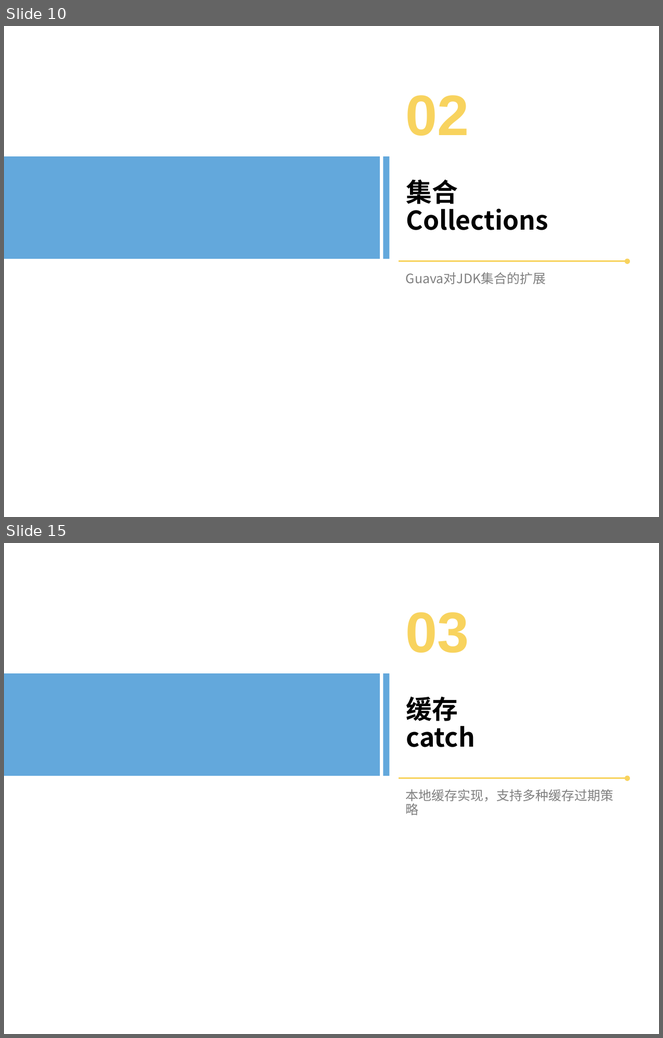
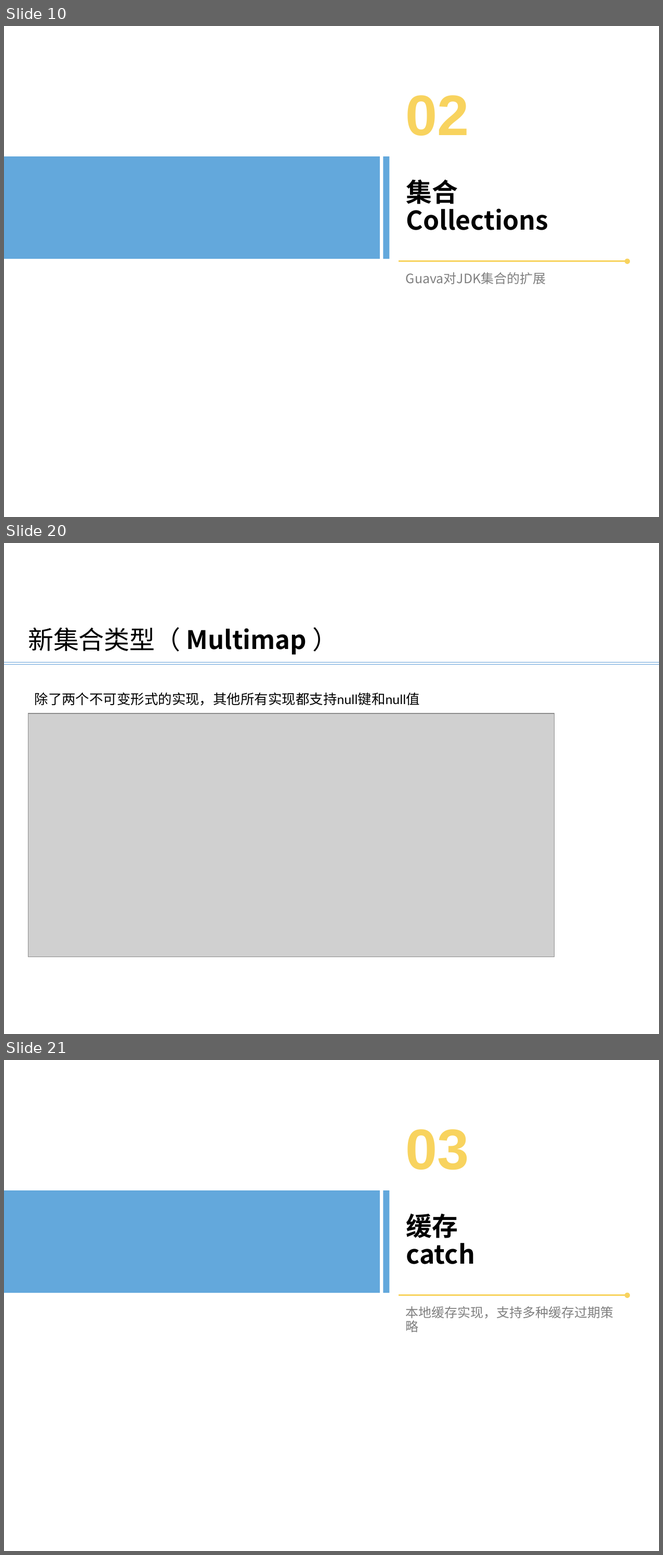
Before and after one commit to bxguo/guava, a slide deck: Guava介绍.pptx. Shown one above the other, each under a label of ours: slides 10 and 15 before the commit, slides 10, 20 and 21 after it; the slides between them are not shown. The pictures are 663x1038 and 663x1555 pixels, drawn with LibreOffice and Linux fonts; fonts in the diff are those of the drawing; grey boxes stand for pictures; background and template pictures are left out. Boxes give left, top, right and bottom in pixels: in the first picture for what was removed or moved away, otherwise in the second. Text is boxed around its words. In the diff, an @@ line names an element or a change of style, - is before the commit and + after.

```diff
--- a/Guava介绍.pptx
+++ b/Guava介绍.pptx
@@ slide 20 added at box(4, 543, 659, 1034), background #FFFFFF @@
@@ text added at box(28, 627, 307, 655), 28 pt, text #000000, bold @@
+新集合类型（ Multimap ）
@@ line added from (4, 662) to (659, 662), #5B9BD5 0.5 pt @@
@@ line added from (4, 664) to (659, 664), #5B9BD5 0.5 pt @@
@@ text added at box(35, 692, 420, 706), 15.1 pt, text #000000 @@
+除了两个不可变形式的实现，其他所有实现都支持null键和null值
@@ picture added at box(28, 714, 555, 957) @@
@@ what was slide 15 is now slide 21 @@
```
Also in this commit, not shown: 1 slide changed, 17 other slides added, 3 slides removed.
